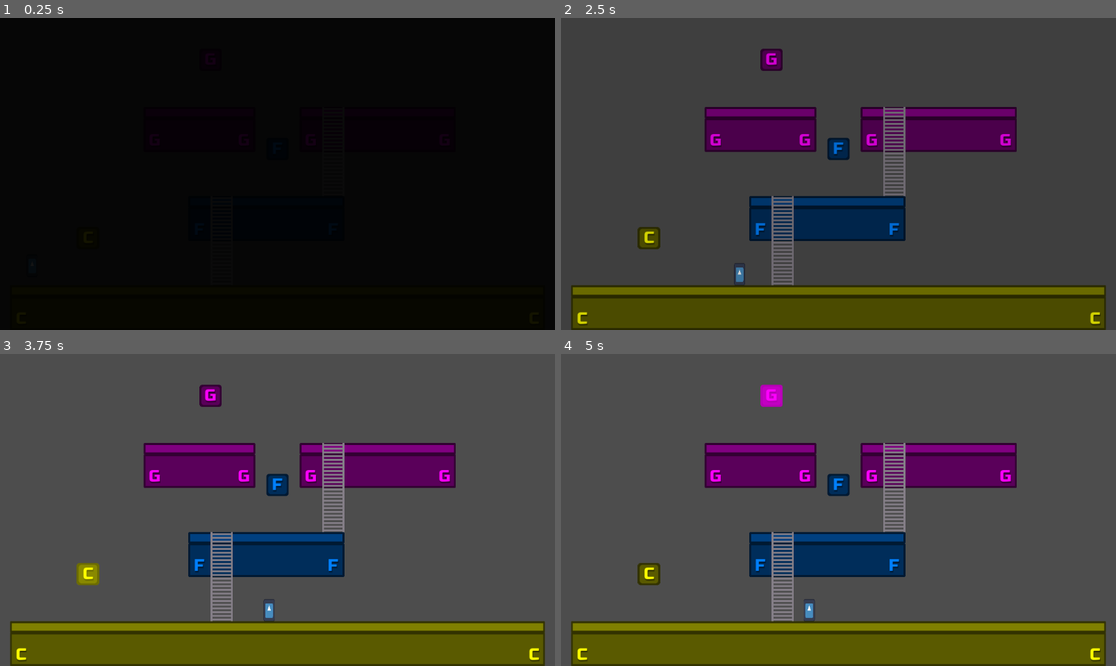
Above: before the commit, frames 1-4 (two rows, left to right).
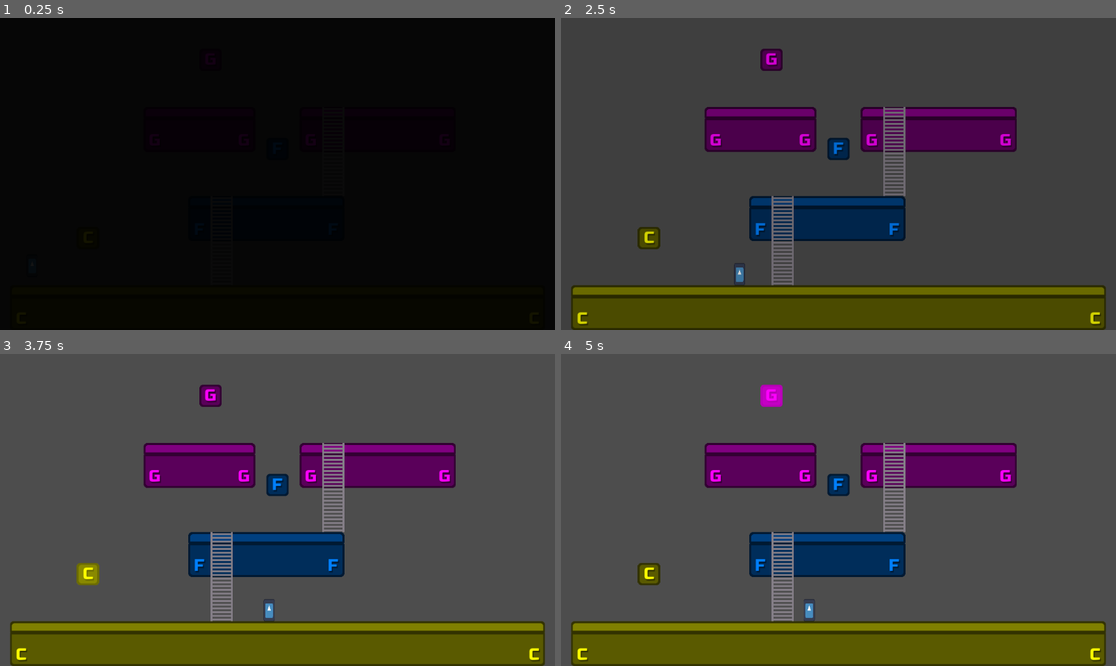
Above: after the commit, the same moments.

Repository: nicom7/game-off-2023
Game: Godot game, scene res://levels/world_a.tscn
Two runs of this game, one before a commit and one after it. Both use one fixed random seed, a clock stepped at 60 frames per second and the inputs below. This scene is started directly instead of the project's main scene. The engine's default icon, where the game draws it, is replaced by a stand-in: a white triangle on a blue panel in a dark square.
Inputs:
- Up to frame 1 (0.25 s): no input
- Up to frame 2 (2.5 s): hold Right (ui_right) 0.53-2.03 s; hold Left (ui_left) from 2.03 s (still down)
- Up to frame 3 (3.75 s): release Left (ui_left) at 2.78 s; hold Right (ui_right) from 2.78 s (still down)
- Up to frame 4 (5 s): release Right (ui_right) at 4.28 s; hold Left (ui_left) from 4.28 s (still down)

The runs differ from the first frame. In frame 2, less than 0.1% of the frame differs, in the area x 1-99%, y 10-100%; in frame 3, less than 0.1%; in frame 4, less than 0.1%.

Commit message:
Tweak sprite assets
- Set product name
- Add windows export preset
- Add player camera zoom property

Diff:
--- a/game_objects/camera.gd
+++ b/game_objects/camera.gd
@@ -19,8 +19,8 @@
 @export var zoom_easing: Curve = Curve.new()
 
 var _zoom_cursor: float = 0
-var _previous_zoom: Vector2 = Vector2.ONE
-var _target_zoom: Vector2 = Vector2.ONE
+@onready var _previous_zoom: Vector2 = zoom
+@onready var _target_zoom: Vector2 = zoom
 
 var _pos_cursor: float = 0
 var _previous_pos: Vector2 = Vector2.ZERO
--- a/levels/world.gd
+++ b/levels/world.gd
@@ -6,6 +6,7 @@
 
 @export var level_info_provider: LevelInfoProvider
 @export var tutorial: bool = false
+@export var player_camera_zoom: Vector2 = Vector2.ONE
 
 signal finished()
 var _finished: bool = false
@@ -132,7 +133,7 @@
 		_camera.drag_horizontal_enabled = true
 		_camera.drag_vertical_enabled = true
 		_camera.set_target_node(%Player)
-		_camera.set_target_zoom(Vector2.ONE)
+		_camera.set_target_zoom(player_camera_zoom)
 
 		if tutorial:
 			$MovementTutorial.hide()
--- a/levels/world.tscn
+++ b/levels/world.tscn
@@ -11,6 +11,14 @@
 [ext_resource type="PackedScene" uid="uid://bxun5w5sv6twu" path="res://game_objects/walls/wall.tscn" id="9_w7oqa"]
 [ext_resource type="PackedScene" uid="uid://bkol8urwsl85l" path="res://levels/tutorials/block_sequence_tutorial.tscn" id="10_jr664"]
 
+[sub_resource type="Curve" id="Curve_1888p"]
+_data = [Vector2(0, 0), 0.0, 1.0, 0, 1, Vector2(1, 1), 1.0, 0.0, 1, 0]
+point_count = 2
+
+[sub_resource type="Curve" id="Curve_q2det"]
+_data = [Vector2(0, 0), 0.0, 0.0, 0, 0, Vector2(1, 1), 0.0, 0.0, 0, 0]
+point_count = 2
+
 [sub_resource type="FontVariation" id="FontVariation_j6yj0"]
 base_font = ExtResource("8_qmhdu")
 variation_embolden = -0.75
@@ -138,11 +146,16 @@
 [node name="Camera" type="Camera2D" parent="."]
 unique_name_in_owner = true
 position_smoothing_speed = 4.0
-drag_left_margin = 0.1
-drag_top_margin = 0.1
-drag_right_margin = 0.1
-drag_bottom_margin = 0.1
+drag_left_margin = 0.05
+drag_top_margin = 0.05
+drag_right_margin = 0.05
+drag_bottom_margin = 0.05
 script = ExtResource("4_jd0f8")
+target_node_path = NodePath("../CameraCenter")
+move_speed = 1.4
+position_easing = SubResource("Curve_1888p")
+target_zoom = Vector2(0.25, 0.25)
+zoom_easing = SubResource("Curve_q2det")
 
 [node name="Environment" type="Node2D" parent="."]
 
--- a/levels/world_a.tscn
+++ b/levels/world_a.tscn
@@ -7,14 +7,6 @@
 [ext_resource type="Script" path="res://levels/random_level_generator.gd" id="5_0k853"]
 [ext_resource type="PackedScene" uid="uid://knuujq4ac74r" path="res://game_objects/ladders/ladder.tscn" id="5_salg1"]
 
-[sub_resource type="Curve" id="Curve_1888p"]
-_data = [Vector2(0, 0), 0.0, 1.0, 0, 1, Vector2(1, 1), 1.0, 0.0, 1, 0]
-point_count = 2
-
-[sub_resource type="Curve" id="Curve_q2det"]
-_data = [Vector2(0, 0), 0.0, 0.0, 0, 0, Vector2(1, 1), 0.0, 0.0, 0, 0]
-point_count = 2
-
 [sub_resource type="RectangleShape2D" id="RectangleShape2D_j14s7"]
 size = Vector2(1152, 288)
 
@@ -69,17 +61,6 @@
 
 [node name="CameraCenter" parent="." index="2"]
 position = Vector2(576, -96)
-
-[node name="Camera" parent="." index="3"]
-drag_left_margin = 0.05
-drag_top_margin = 0.05
-drag_right_margin = 0.05
-drag_bottom_margin = 0.05
-target_node_path = NodePath("../CameraCenter")
-move_speed = 1.4
-position_easing = SubResource("Curve_1888p")
-target_zoom = Vector2(0.25, 0.25)
-zoom_easing = SubResource("Curve_q2det")
 
 [node name="Stage0" type="Node2D" parent="Environment/Stages" index="0"]
 
--- a/main.gd
+++ b/main.gd
@@ -1,4 +1,6 @@
 extends Node2D
+
+@export var play_tutorial: bool = true
 
 var world_scene: PackedScene = preload("res://levels/world_a.tscn")
 var world_tutorial_scene: PackedScene = preload("res://levels/tutorials/world_tutorial.tscn")
@@ -14,7 +16,7 @@
 
 # Called when the node enters the scene tree for the first time.
 func _ready() -> void:
-	_create_world(true)
+	_create_world(play_tutorial)
 	_world.show_title()
 
 func _on_world_finished() -> void:
--- a/project.godot
+++ b/project.godot
@@ -10,7 +10,7 @@
 
 [application]
 
-config/name="Game Off 2023"
+config/name="MusiKeys"
 run/main_scene="res://main.tscn"
 config/features=PackedStringArray("4.1", "Forward Plus")
 config/icon="res://sprites/icon.svg"
--- a/themes/theme.tres
+++ b/themes/theme.tres
@@ -8,6 +8,6 @@
 default_font_size = 24
 Label/colors/font_color = Color(0.8, 0.941176, 1, 1)
 Label/colors/font_shadow_color = Color(0.105882, 0.196078, 0.243137, 1)
-Label/constants/shadow_offset_x = 1
+Label/constants/shadow_offset_x = 2
 Label/constants/shadow_offset_y = 3
 Label/styles/normal = ExtResource("1_ewmhr")
Not shown, changed: export_presets.cfg
Not shown: 1 places in levels/world.tscn that only renumber resources
Not shown: 1 places in levels/world_a.tscn that only renumber resources
Binary file changed: sprites/block.png
Binary file changed: tilesets/platform.png
Not shown, changed: .gitignore
